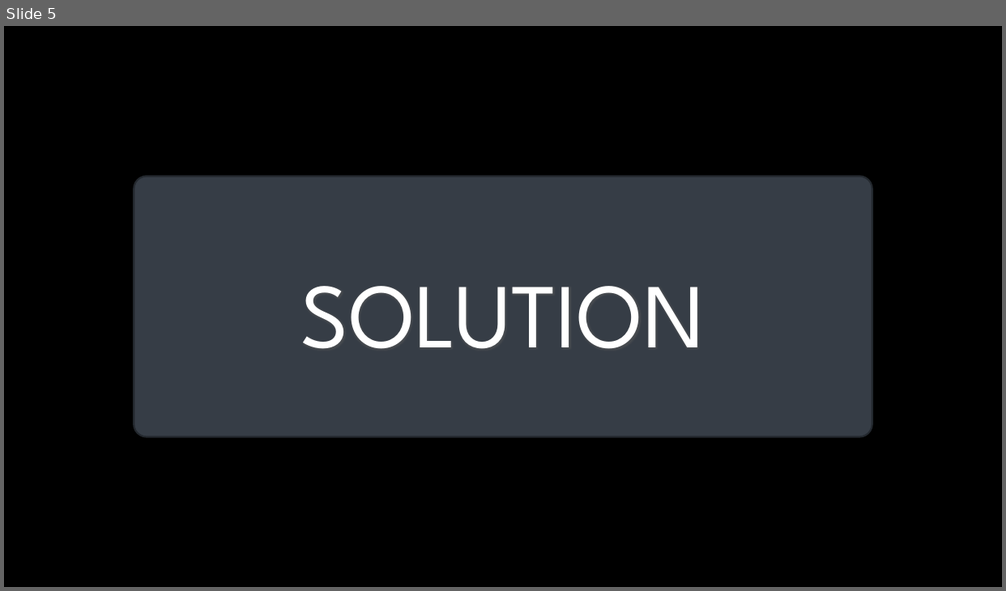
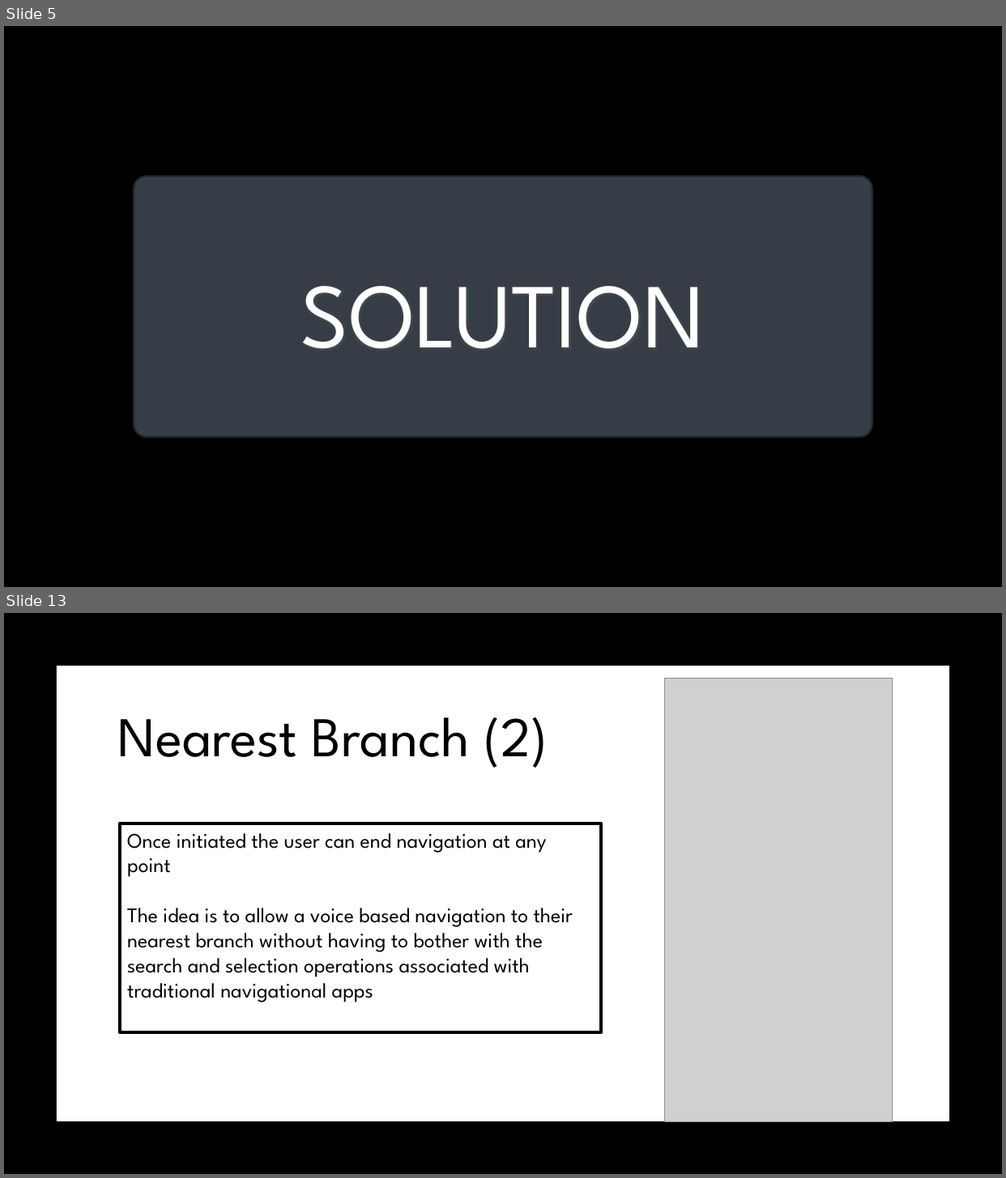
Before and after one commit to robobot97/GradHackTeam30, a slide deck: GradHack Project Presentation.pptx. Shown one above the other, each under a label of ours: slide 5 before the commit, slides 5 and 13 after it; the slides between them are not shown. The pictures are 1006x591 and 1006x1178 pixels, drawn with LibreOffice and Linux fonts; fonts in the diff are those of the drawing; grey boxes stand for pictures; background and template pictures are left out. Boxes give left, top, right and bottom in pixels: in the first picture for what was removed or moved away, otherwise in the second. Text is boxed around its words. In the diff, an @@ line names an element or a change of style, - is before the commit and + after.

```diff
--- a/GradHack Project Presentation.pptx
+++ b/GradHack Project Presentation.pptx
@@ slide 13 added at bbox=[4, 613, 1002, 1174], background picture (left out) @@
@@ rectangle added at bbox=[57, 666, 949, 1122], fill #FFFFFF @@
@@ picture added at bbox=[664, 678, 893, 1122] @@
@@ text added at bbox=[118, 717, 548, 768], 54 pt, text #000000 @@
+Nearest Branch (2)
@@ rectangle added at bbox=[120, 824, 602, 1033], fill #FFFFFF, outline #000000 3 pt, 20 pt, text #000000 @@
+Once initiated the user can end navigation at any point
+The idea is to allow a voice based navigation to their nearest branch without having to bother with the search and selection operations associated with traditional navigational apps
```
Also in this commit, not shown: 4 slides changed, 12 other slides added, 2 slides removed, 11 other files.
